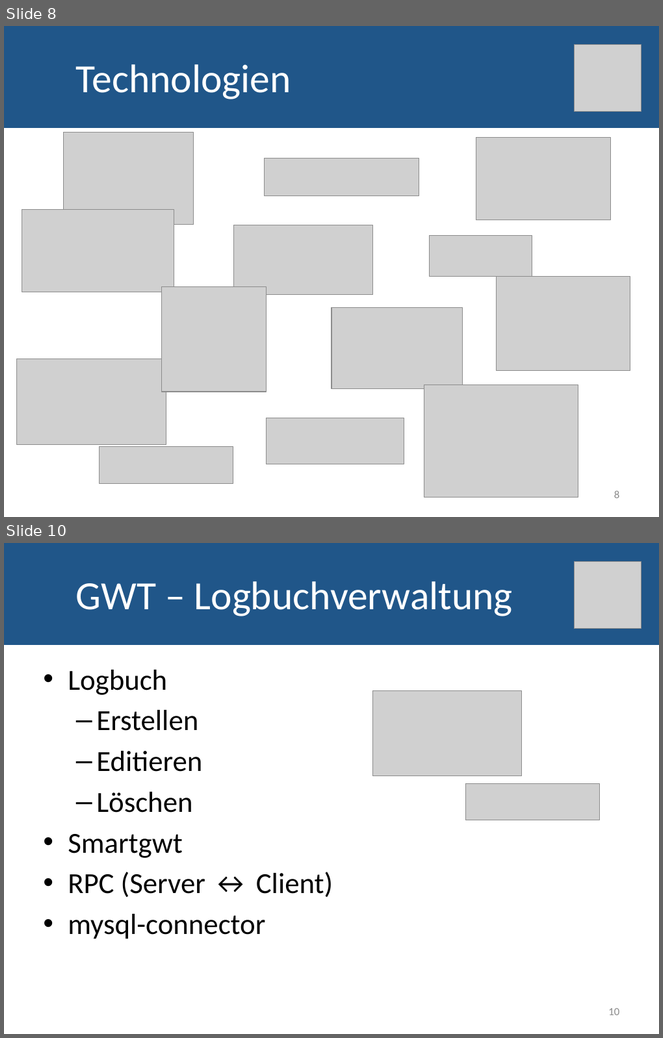
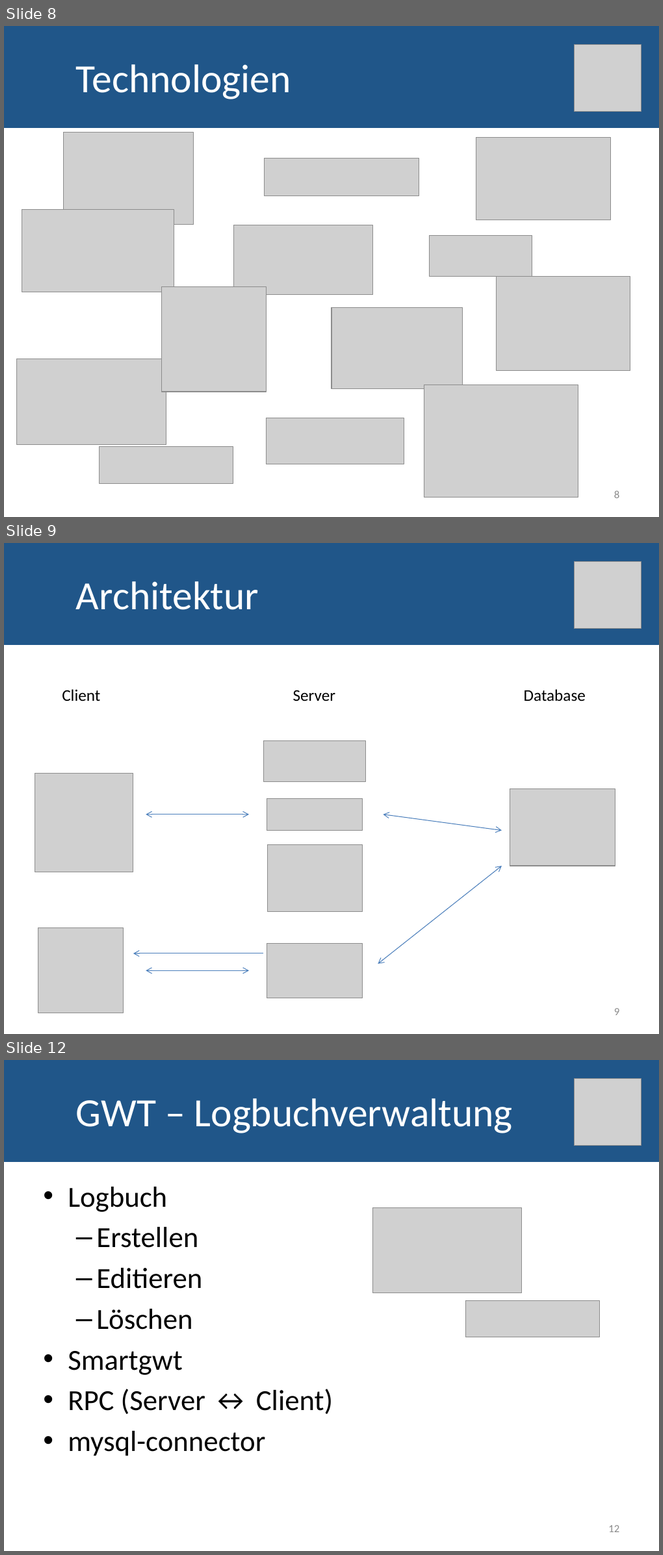
Before and after one commit to JoHae/htwg.seapal.akjjjh, a slide deck: docs/Seapal_Praesi.pptx. Shown one above the other, each under a label of ours: slides 8 and 10 before the commit, slides 8, 9 and 12 after it; the slides between them are not shown. The pictures are 663x1038 and 663x1555 pixels, drawn with LibreOffice and Linux fonts; fonts in the diff are those of the drawing; grey boxes stand for pictures. Boxes give left, top, right and bottom in pixels: in the first picture for what was removed or moved away, otherwise in the second. Text is boxed around its words. In the diff, an @@ line names an element or a change of style, - is before the commit and + after.

```diff
--- a/docs/Seapal_Praesi.pptx
+++ b/docs/Seapal_Praesi.pptx
@@ slide 9 added at (4, 543, 659, 1034), background #FFFFFF @@
@@ title added at (4, 543, 659, 644), fill #205689, outline #205689 0.75 pt, 44 pt, text #FFFFFF @@
+Architektur
@@ picture added at (574, 562, 641, 629) @@
@@ text added at (62, 689, 100, 701), 18 pt, text #000000 @@
+Client
@@ text added at (293, 690, 336, 701), 18 pt, text #000000 @@
+Server
@@ text added at (524, 689, 586, 702), 18 pt, text #000000 @@
+Database
@@ picture added at (263, 741, 365, 782) @@
@@ picture added at (35, 773, 134, 872) @@
@@ picture added at (510, 789, 615, 867) @@
@@ double arrow added from (146, 815) to (249, 815), #4A7EBB 0.75 pt @@
@@ picture added at (267, 798, 363, 831) @@
@@ double arrow added from (384, 815) to (502, 831), #4A7EBB 0.75 pt @@
@@ picture added at (268, 845, 363, 912) @@
@@ double arrow added from (378, 964) to (502, 866), #4A7EBB 0.75 pt @@
@@ picture added at (38, 928, 123, 1014) @@
@@ picture added at (267, 943, 363, 999) @@
@@ arrow added from (263, 954) to (133, 954), #4A7EBB 0.75 pt @@
@@ double arrow added from (146, 971) to (249, 971), #4A7EBB 0.75 pt @@
@@ page number added at (614, 1008, 620, 1016), 12 pt, text #8C8C8C @@
+9
@@ what was slide 10 is now slide 12 @@
@@ page number at (608, 1525, 620, 1533): text changed @@
-10
+12
```
Also in this commit, not shown: 3 slides changed, 3 other slides added, 2 slides removed, 46 other files.
